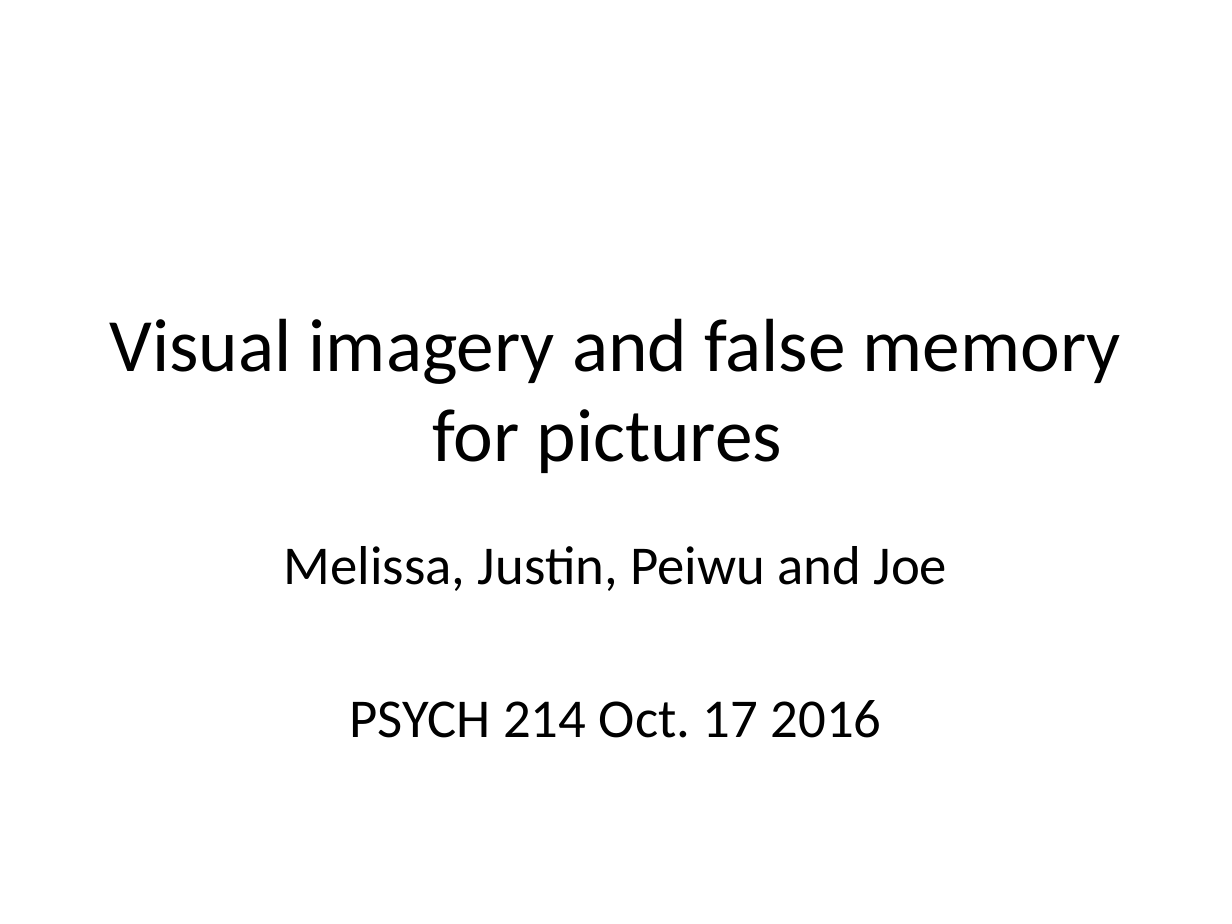
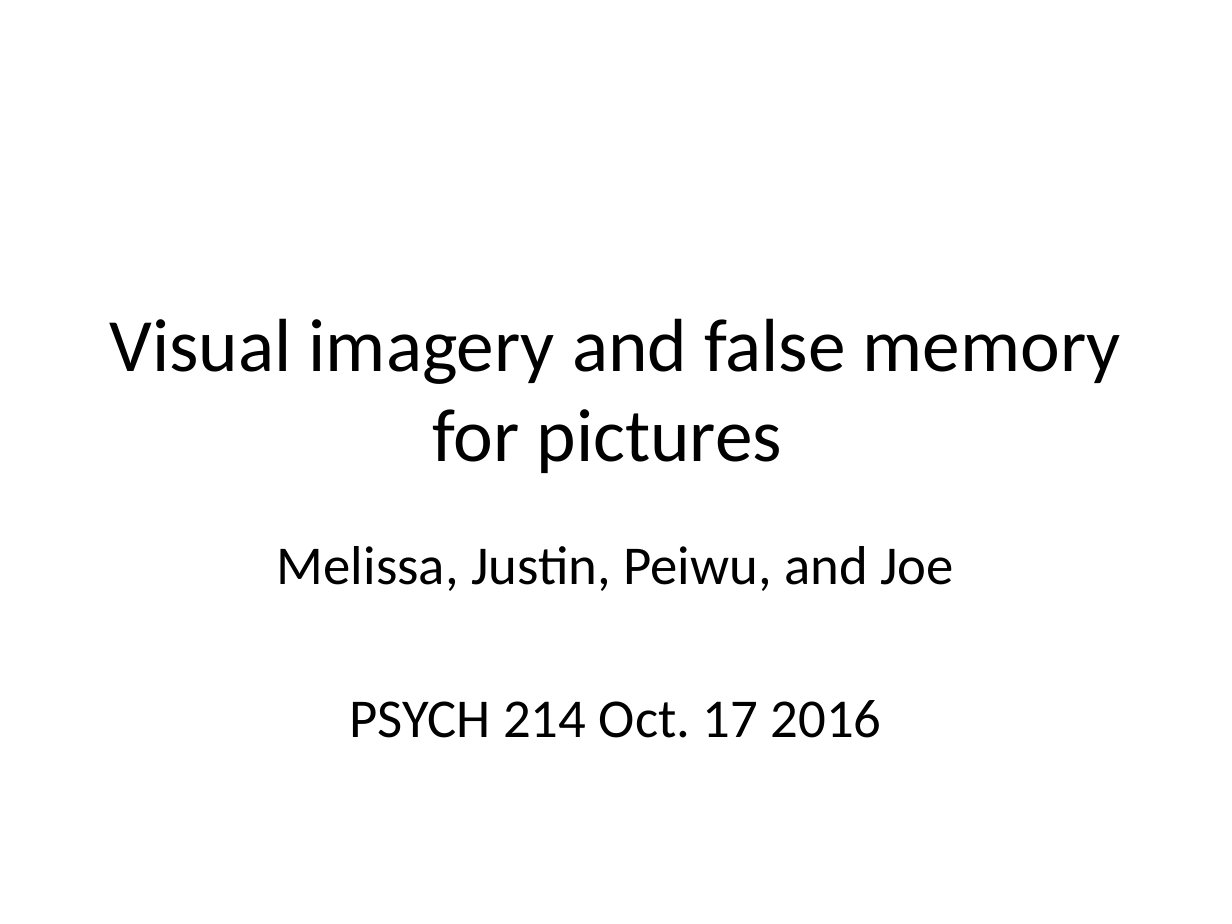
Before and after one commit to psych-214-fall-2016/project-blue, a slide deck: slide 1 of project-blue.pptx. Drawn at 1232x924 pixels with LibreOffice and Linux fonts; fonts in the diff are those of the drawing. Boxes give left, top, right and bottom in pixels: in the first picture for what was removed or moved away, otherwise in the second. Text is boxed around its words. In the diff, an @@ line names an element or a change of style, - is before the commit and + after.

```diff
--- a/project-blue.pptx
+++ b/project-blue.pptx
@@ subtitle at <box>277,546,954,591</box>: text changed @@
-Melissa, Justin, Peiwu and Joe
+Melissa, Justin, Peiwu, and Joe
```
Also in this commit, not shown: 4 other slides changed, 5 slides added, 1 slide removed.
